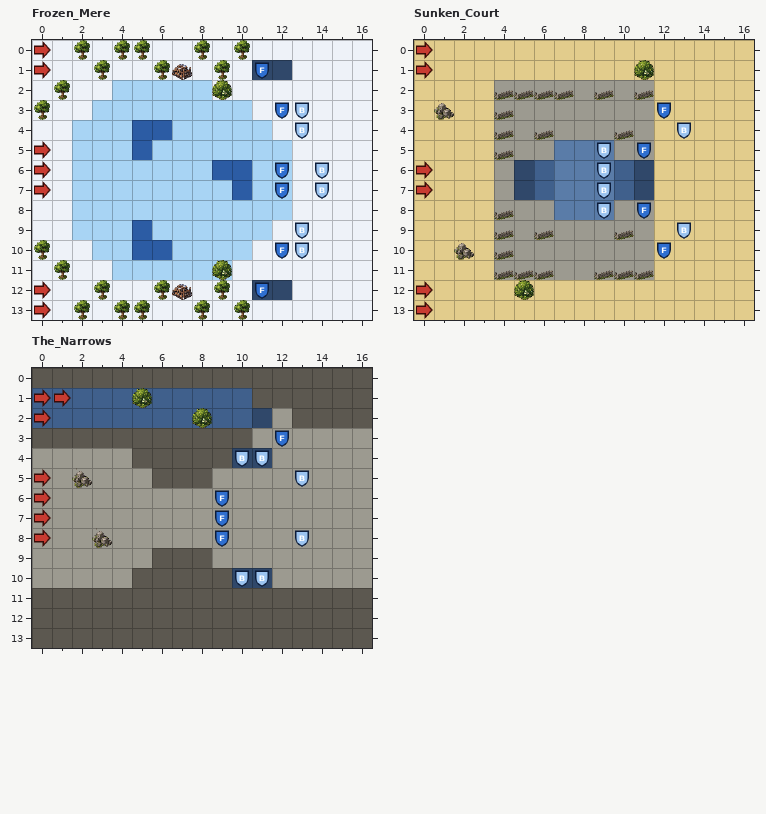
LDtk project, stored at maps/raid-boards.ldtk. The picture above was drawn from the file before the commit.
Cells are 32x32 px. Shown: Frozen_Mere x 0..16, y 0..13; Sunken_Court x 0..16, y 0..13; The_Narrows x 0..16, y 0..13. The commit also changed other parts of the map, which this record leaves out.
The same view after the edit:
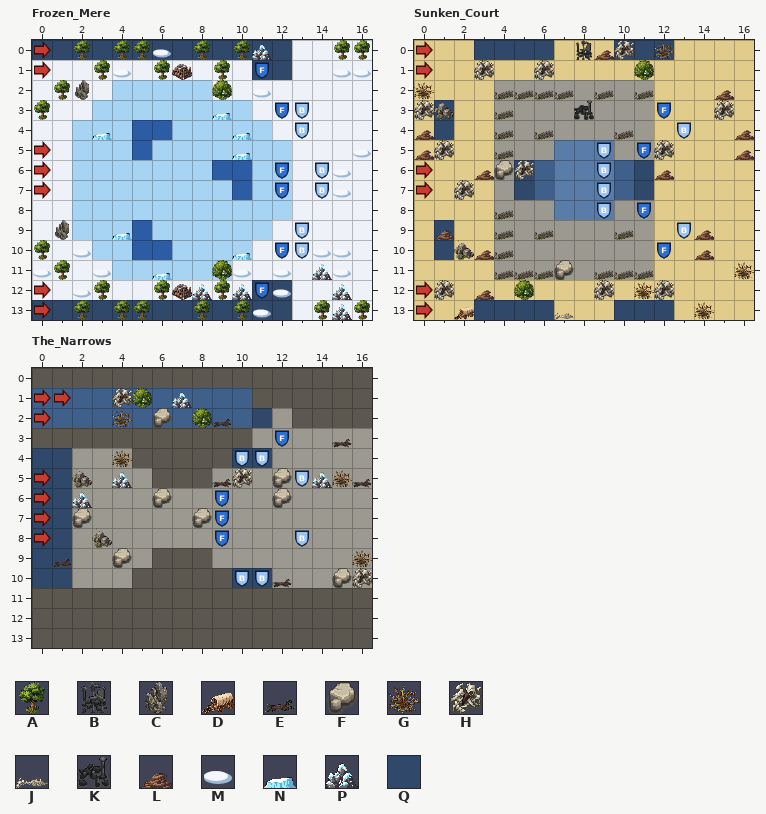
Key: from "Board_tiles": A 16, B 32, C 33, D 35, E 45, F 48, G 49, H 51, J 52, K 53, L 54, M 55, N 56, P 57; from "Height": Q 2 "h2".
_ is an empty cell.
Objects are placed by their top-left corner, in cells (3,4 is the top-left corner of cell 3,4); size is 1x1 cell unless given.
Changes in this commit:
Layer "Height", Frozen_Mere:
y 0: x 0..12 _____________ -> QQQQQQQQQQQQQ
y 13: x 0..12 _____________ -> QQQQQQQQQQQQQ
Layer "Decor" (added), Frozen_Mere:
added: M "Decor" at 6,0
added: P "Decor" at 11,0
added: M "Decor" at 4,1
added: M "Decor" at 15,1
added: M "Decor" at 16,1
added: M "Decor" at 11,2
added: N "Decor" at 9,3
added: N "Decor" at 3,4
added: N "Decor" at 10,4
added: N "Decor" at 10,5
added: M "Decor" at 16,5
added: M "Decor" at 15,6
added: M "Decor" at 15,7
added: N "Decor" at 4,9
added: M "Decor" at 2,10
added: N "Decor" at 10,10
added: M "Decor" at 14,10
added: M "Decor" at 15,10
added: M "Decor" at 0,11
added: M "Decor" at 3,11
added: N "Decor" at 6,11
added: M "Decor" at 10,11
added: M "Decor" at 12,11
added: P "Decor" at 14,11
added: M "Decor" at 15,11
added: M "Decor" at 2,12
added: P "Decor" at 8,12
added: P "Decor" at 10,12
added: M "Decor" at 12,12
added: P "Decor" at 15,12
added: M "Decor" at 11,13
added: P "Decor" at 15,13
Layer "Things", Frozen_Mere:
added: A "Cover" at 15,0
added: A "Cover" at 16,0
added: A "Cover" at 16,13
added: A "Cover" at 14,13
added: C "Prop" at 2,2
added: C "Prop" at 1,9
Layer "Height", Sunken_Court:
y 0: x 3..6 ____ -> QQQQ; x 10..12 ___ -> QQQ
y 3..4: x 1 _ -> Q
y 9..10: x 1 _ -> Q
y 13: x 3..6 ____ -> QQQQ; x 10..12 ___ -> QQQ
Layer "Decor" (added), Sunken_Court:
added: L "Decor" at 9,0
added: H "Decor" at 10,0
added: G "Decor" at 12,0
added: H "Decor" at 3,1
added: H "Decor" at 6,1
added: G "Decor" at 0,2
added: L "Decor" at 15,2
added: H "Decor" at 0,3
added: K "Decor" at 8,3
added: H "Decor" at 15,3
added: L "Decor" at 0,4
added: L "Decor" at 16,4
added: L "Decor" at 0,5
added: H "Decor" at 1,5
added: H "Decor" at 12,5
added: L "Decor" at 16,5
added: L "Decor" at 3,6
added: F "Decor" at 4,6
added: H "Decor" at 5,6
added: L "Decor" at 12,6
added: H "Decor" at 2,7
added: L "Decor" at 1,9
added: L "Decor" at 14,9
added: L "Decor" at 3,10
added: L "Decor" at 14,10
added: F "Decor" at 7,11
added: G "Decor" at 16,11
added: H "Decor" at 1,12
added: L "Decor" at 3,12
added: H "Decor" at 9,12
added: G "Decor" at 11,12
added: H "Decor" at 12,12
added: J "Decor" at 7,13
added: G "Decor" at 14,13
Layer "Things", Sunken_Court:
added: B "Prop" at 8,0
added: D "Prop" at 2,13
Layer "Height", The_Narrows:
y 4..10: x 0..1 __ -> QQ
Layer "Decor" (added), The_Narrows:
added: H "Decor" at 4,1
added: P "Decor" at 7,1
added: G "Decor" at 4,2
added: F "Decor" at 6,2
added: E "Decor" at 9,2
added: E "Decor" at 15,3
added: G "Decor" at 4,4
added: P "Decor" at 4,5
added: E "Decor" at 9,5
added: H "Decor" at 10,5
added: F "Decor" at 12,5
added: P "Decor" at 14,5
added: G "Decor" at 15,5
added: E "Decor" at 16,5
added: P "Decor" at 2,6
added: F "Decor" at 6,6
added: F "Decor" at 12,6
added: F "Decor" at 2,7
added: F "Decor" at 8,7
added: E "Decor" at 1,9
added: F "Decor" at 4,9
added: G "Decor" at 16,9
added: E "Decor" at 12,10
added: F "Decor" at 15,10
added: H "Decor" at 16,10
